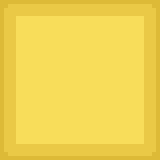
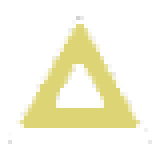
Revision of a layered 160x160 image; what changed, layer by layer:
added layer "nowa #2" (57%) above "nowa #3" over [8, 16, 152, 144]
hid "nowa" over [0, 0, 160, 160]
hid "Tło" over [0, 0, 160, 160]
